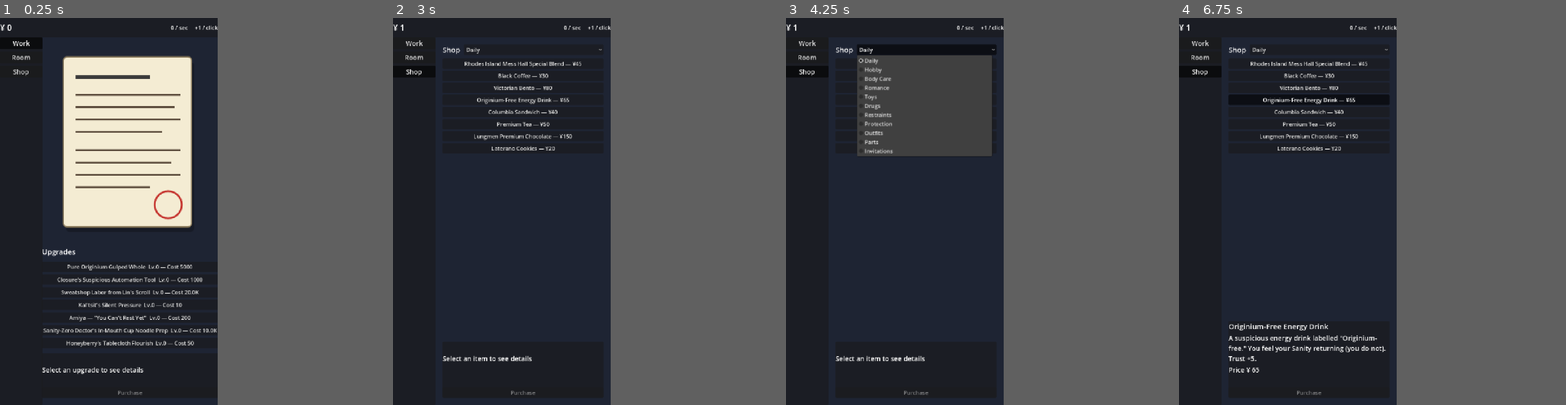
Above: before the commit, frames 1-4 (left to right).
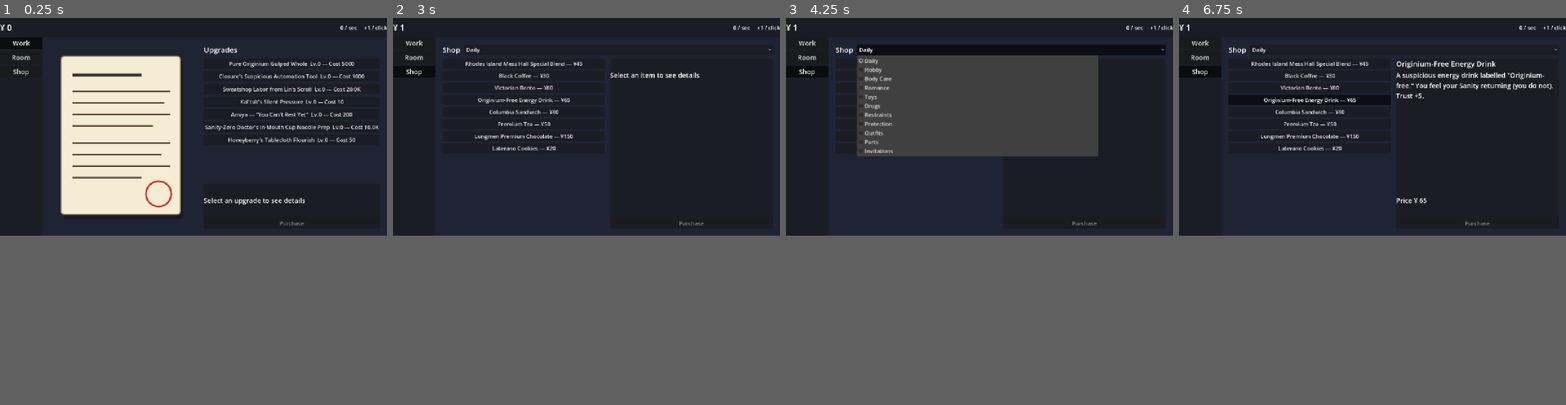
Above: after the commit, the same moments.

Repository: bakamarudasi/clickergame_demo
Game: Godot game, scene res://scenes/main.tscn
The game is run twice, just before and just after one commit, with the same random seed, the same clock (stepped at 60 frames per second) and the same inputs.
Inputs (mouse positions are in pixels of both pictures, inside the frame that each line leads up to; where the layout moved, square brackets give the same spot in the first picture):
- Up to frame 1 (0.25 s): no input
- Up to frame 2 (3 s): click (462, 226) [524, 141] at 0.5 s; click "Work" at 1.25 s; click "Room" at 2 s; click "Shop" at 2.75 s
- Up to frame 3 (4.25 s): click "Daily" at 3.5 s
- Up to frame 4 (6.75 s): click "Rhodes Island Mess Hall Speci…" at 4.25 s; click "Black Coffee — ¥30" at 5 s; click "Victorian Bento — ¥80" at 5.75 s; click "Originium-Free Energy Drink —…" at 6.5 s
The window is 450x800 before the commit and 800x450 after it. Grey fills any space a smaller window leaves; there, only what the larger window draws over its background counts as a difference.

The runs differ from the first frame. In frame 1, 9.3% of the frame differs, in the area x 3-100%, y 2-98%; in frame 2, 1.8%; in frame 3, 8.0%; in frame 4, 3.2%.
Error in both runs: Cannot call method 'get_children' on a null value. (res://scripts/ui/work_tab.gd:95)

Commit message:
Switch viewport to landscape 1280x720 and reflow tab layouts
The project was set up as a 720x1280 portrait clicker — natural for
mobile but cramped on PC. Switches the viewport to 1280x720 and reflows
the two tabs that previously assumed a tall column:

- work_tab.tscn: HBox with the document button on the left half and the
  upgrade list + detail panel on the right half. The list is wrapped in
  a ScrollContainer so longer upgrade ladders won't push the detail
  panel off-screen.
- shop_tab.tscn: header HBox stays on top, body becomes a 50/50 HBox
  with the item list (in a ScrollContainer) on the left and the detail
  panel on the right.

main.tscn (status bar on top + 140px sidebar on left + tab holder) and
room_tab.tscn (already a 3-column HBox) work in landscape unchanged. No
script changes needed: every @onready uses unique_name_in_owner, so the
node parents can move freely.

Updates README.md to reflect the new orientation.

https://claude.ai/code/session_01BbnKH9d862wKuFHVVQeGKj

Diff:
--- a/project.godot
+++ b/project.godot
@@ -30,8 +30,8 @@
 
 [display]
 
-window/size/viewport_width=720
-window/size/viewport_height=1280
+window/size/viewport_width=1280
+window/size/viewport_height=720
 window/stretch/mode="canvas_items"
 window/stretch/aspect="keep"
 
--- a/scenes/ui/shop_tab.tscn
+++ b/scenes/ui/shop_tab.tscn
@@ -36,46 +36,59 @@
 layout_mode = 2
 size_flags_horizontal = 3
 
-[node name="ItemList" type="VBoxContainer" parent="VBox"]
+[node name="BodyHBox" type="HBoxContainer" parent="VBox"]
+layout_mode = 2
+size_flags_vertical = 3
+theme_override_constants/separation = 16
+
+[node name="ItemListScroll" type="ScrollContainer" parent="VBox/BodyHBox"]
+layout_mode = 2
+size_flags_horizontal = 3
+size_flags_vertical = 3
+horizontal_scroll_mode = 0
+
+[node name="ItemList" type="VBoxContainer" parent="VBox/BodyHBox/ItemListScroll"]
 unique_name_in_owner = true
 layout_mode = 2
-size_flags_vertical = 3
+size_flags_horizontal = 3
 theme_override_constants/separation = 6
 
-[node name="DetailPanel" type="PanelContainer" parent="VBox"]
+[node name="DetailPanel" type="PanelContainer" parent="VBox/BodyHBox"]
 layout_mode = 2
+size_flags_horizontal = 3
 
-[node name="DetailVBox" type="VBoxContainer" parent="VBox/DetailPanel"]
+[node name="DetailVBox" type="VBoxContainer" parent="VBox/BodyHBox/DetailPanel"]
 layout_mode = 2
 theme_override_constants/separation = 6
 
-[node name="DetailName" type="Label" parent="VBox/DetailPanel/DetailVBox"]
+[node name="DetailName" type="Label" parent="VBox/BodyHBox/DetailPanel/DetailVBox"]
 unique_name_in_owner = true
 layout_mode = 2
 theme_type_variation = &"TitleLabel"
 text = ""
 
-[node name="DetailDesc" type="Label" parent="VBox/DetailPanel/DetailVBox"]
+[node name="DetailDesc" type="Label" parent="VBox/BodyHBox/DetailPanel/DetailVBox"]
 unique_name_in_owner = true
 layout_mode = 2
+size_flags_vertical = 3
 theme_type_variation = &"SubtitleLabel"
 text = "SHOP_DETAIL_NONE"
 autowrap_mode = 3
 
-[node name="DetailMeta" type="Label" parent="VBox/DetailPanel/DetailVBox"]
+[node name="DetailMeta" type="Label" parent="VBox/BodyHBox/DetailPanel/DetailVBox"]
 unique_name_in_owner = true
 layout_mode = 2
 theme_type_variation = &"SubtitleLabel"
 text = ""
 
-[node name="DetailGate" type="Label" parent="VBox/DetailPanel/DetailVBox"]
+[node name="DetailGate" type="Label" parent="VBox/BodyHBox/DetailPanel/DetailVBox"]
 unique_name_in_owner = true
 layout_mode = 2
 theme_type_variation = &"SubtitleLabel"
 modulate = Color(0.95, 0.6, 0.3, 1)
 text = ""
 
-[node name="BuyButton" type="Button" parent="VBox/DetailPanel/DetailVBox"]
+[node name="BuyButton" type="Button" parent="VBox/BodyHBox/DetailPanel/DetailVBox"]
 unique_name_in_owner = true
 layout_mode = 2
 disabled = true
--- a/scenes/ui/work_tab.tscn
+++ b/scenes/ui/work_tab.tscn
@@ -11,7 +11,7 @@
 grow_vertical = 2
 script = ExtResource("1")
 
-[node name="VBox" type="VBoxContainer" parent="."]
+[node name="HBox" type="HBoxContainer" parent="."]
 anchors_preset = 15
 anchor_right = 1.0
 anchor_bottom = 1.0
@@ -21,54 +21,69 @@
 offset_top = 24.0
 offset_right = -24.0
 offset_bottom = -24.0
+theme_override_constants/separation = 24
+
+[node name="LeftCol" type="VBoxContainer" parent="HBox"]
+layout_mode = 2
+size_flags_horizontal = 3
 theme_override_constants/separation = 16
 
-[node name="DocumentButton" type="TextureButton" parent="VBox"]
+[node name="DocumentButton" type="TextureButton" parent="HBox/LeftCol"]
 unique_name_in_owner = true
-custom_minimum_size = Vector2(0, 320)
 layout_mode = 2
 size_flags_vertical = 3
 texture_normal = ExtResource("2_paper")
 ignore_texture_size = true
 stretch_mode = 5
 
-[node name="UpgradesTitle" type="Label" parent="VBox"]
+[node name="RightCol" type="VBoxContainer" parent="HBox"]
+layout_mode = 2
+size_flags_horizontal = 3
+theme_override_constants/separation = 12
+
+[node name="UpgradesTitle" type="Label" parent="HBox/RightCol"]
 layout_mode = 2
 theme_type_variation = &"TitleLabel"
 text = "WORK_UPGRADE_TITLE"
 
-[node name="UpgradeList" type="VBoxContainer" parent="VBox"]
+[node name="UpgradeListScroll" type="ScrollContainer" parent="HBox/RightCol"]
+layout_mode = 2
+size_flags_vertical = 3
+horizontal_scroll_mode = 0
+
+[node name="UpgradeList" type="VBoxContainer" parent="HBox/RightCol/UpgradeListScroll"]
 unique_name_in_owner = true
 layout_mode = 2
+size_flags_horizontal = 3
 theme_override_constants/separation = 8
 
-[node name="DetailPanel" type="PanelContainer" parent="VBox"]
+[node name="DetailPanel" type="PanelContainer" parent="HBox/RightCol"]
 layout_mode = 2
 
-[node name="DetailVBox" type="VBoxContainer" parent="VBox/DetailPanel"]
+[node name="DetailVBox" type="VBoxContainer" parent="HBox/RightCol/DetailPanel"]
 layout_mode = 2
 theme_override_constants/separation = 6
 
-[node name="DetailName" type="Label" parent="VBox/DetailPanel/DetailVBox"]
+[node name="DetailName" type="Label" parent="HBox/RightCol/DetailPanel/DetailVBox"]
 unique_name_in_owner = true
 layout_mode = 2
 theme_type_variation = &"TitleLabel"
 text = ""
 
-[node name="DetailDesc" type="Label" parent="VBox/DetailPanel/DetailVBox"]
+[node name="DetailDesc" type="Label" parent="HBox/RightCol/DetailPanel/DetailVBox"]
 unique_name_in_owner = true
 layout_mode = 2
 theme_type_variation = &"SubtitleLabel"
 text = "WORK_UPGRADE_DETAIL_NONE"
 autowrap_mode = 3
 
-[node name="DetailMeta" type="Label" parent="VBox/DetailPanel/DetailVBox"]
+[node name="DetailMeta" type="Label" parent="HBox/RightCol/DetailPanel/DetailVBox"]
 unique_name_in_owner = true
 layout_mode = 2
 theme_type_variation = &"SubtitleLabel"
 text = ""
 
-[node name="BuyButton" type="Button" parent="VBox/DetailPanel/DetailVBox"]
+[node name="BuyButton" type="Button" parent="HBox/RightCol/DetailPanel/DetailVBox"]
 unique_name_in_owner = true
 layout_mode = 2
 disabled = true
Not shown, changed: README.md
